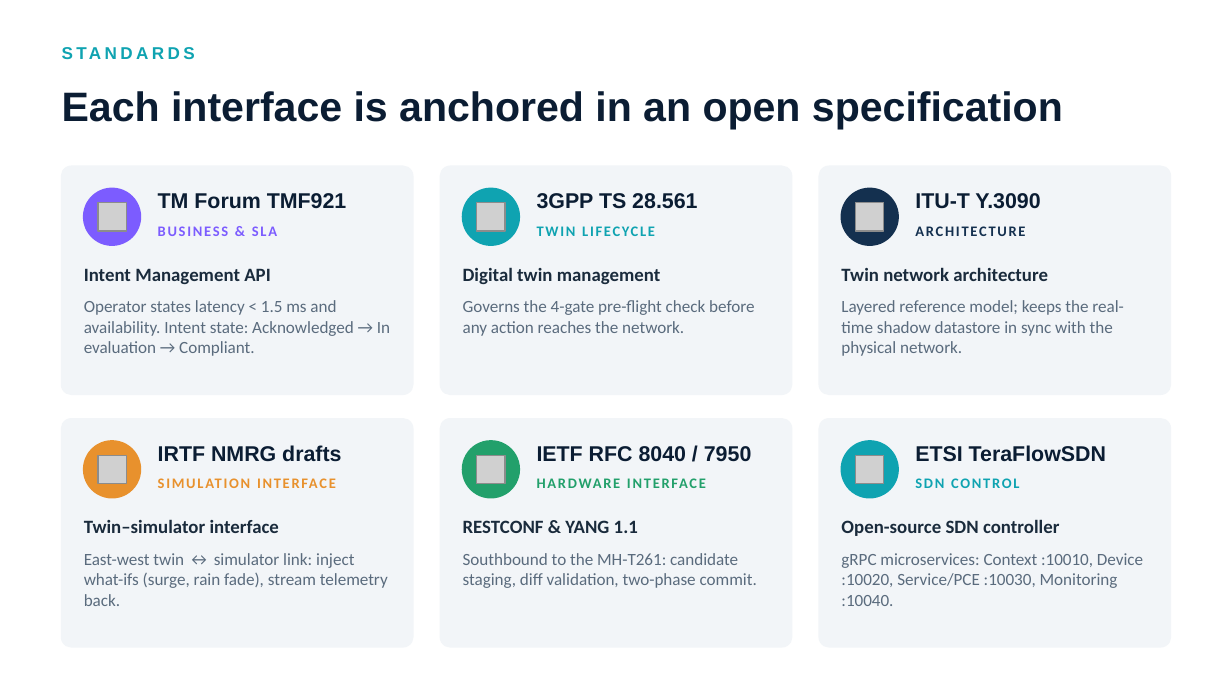
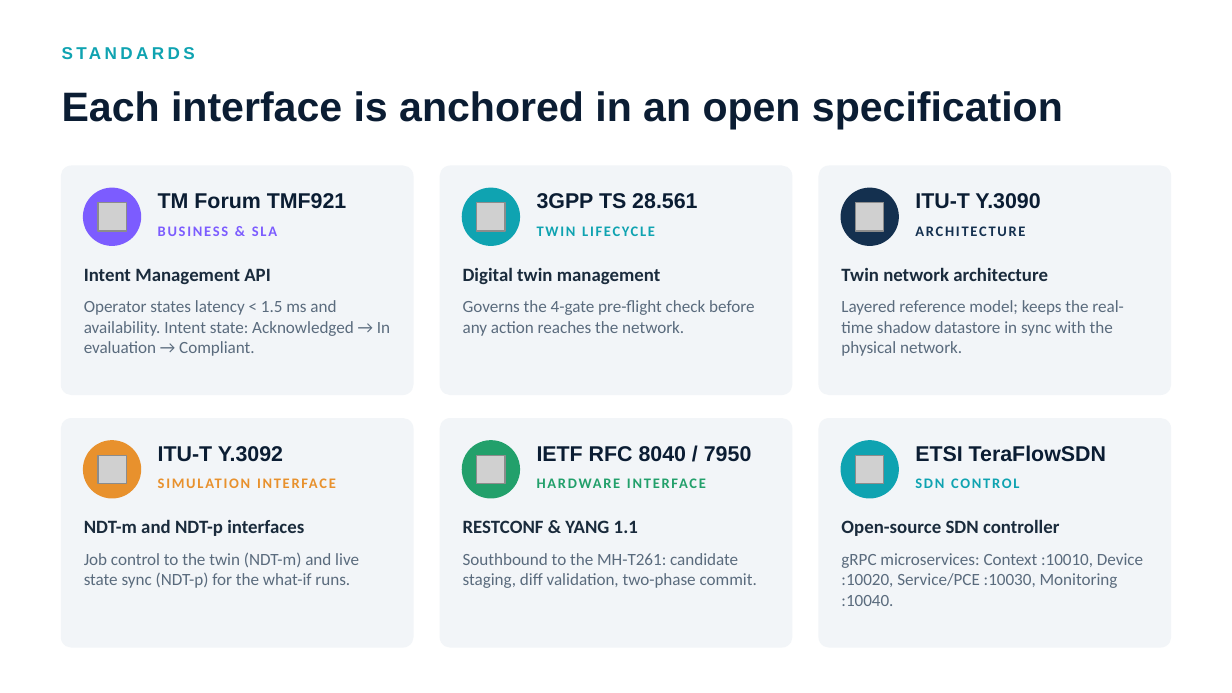
Before and after one commit to efidvir/MARL_code, a slide deck: slide 4 of presentations/digital_twin_adapters/Telecom_Digital_Twin_Adapters_and_Standards_v2.pptx. Drawn at 1232x693 pixels with LibreOffice and Linux fonts; fonts in the diff are those of the drawing; grey boxes stand for pictures. Boxes give left, top, right and bottom in pixels: in the first picture for what was removed or moved away, otherwise in the second. Text is boxed around its words. In the diff, an @@ line names an element or a change of style, - is before the commit and + after.

```diff
--- a/presentations/digital_twin_adapters/Telecom_Digital_Twin_Adapters_and_Standards_v2.pptx
+++ b/presentations/digital_twin_adapters/Telecom_Digital_Twin_Adapters_and_Standards_v2.pptx
@@ text at (x1=158, y1=446, x2=283, y2=462): text changed @@
-IRTF NMRG drafts
+ITU-T Y.3092
@@ text at (x1=84, y1=519, x2=304, y2=536): text changed @@
-Twin–simulator interface
+NDT-m and NDT-p interfaces
@@ text at (x1=84, y1=552, x2=359, y2=588): text changed @@
-East-west twin ↔ simulator link: inject what-ifs (surge, rain fade), stream telemetry back.
+Job control to the twin (NDT-m) and live state sync (NDT-p) for the what-if runs.
```
Also in this commit, not shown: 3 other slides changed, 1 slide added, 1 other file.
